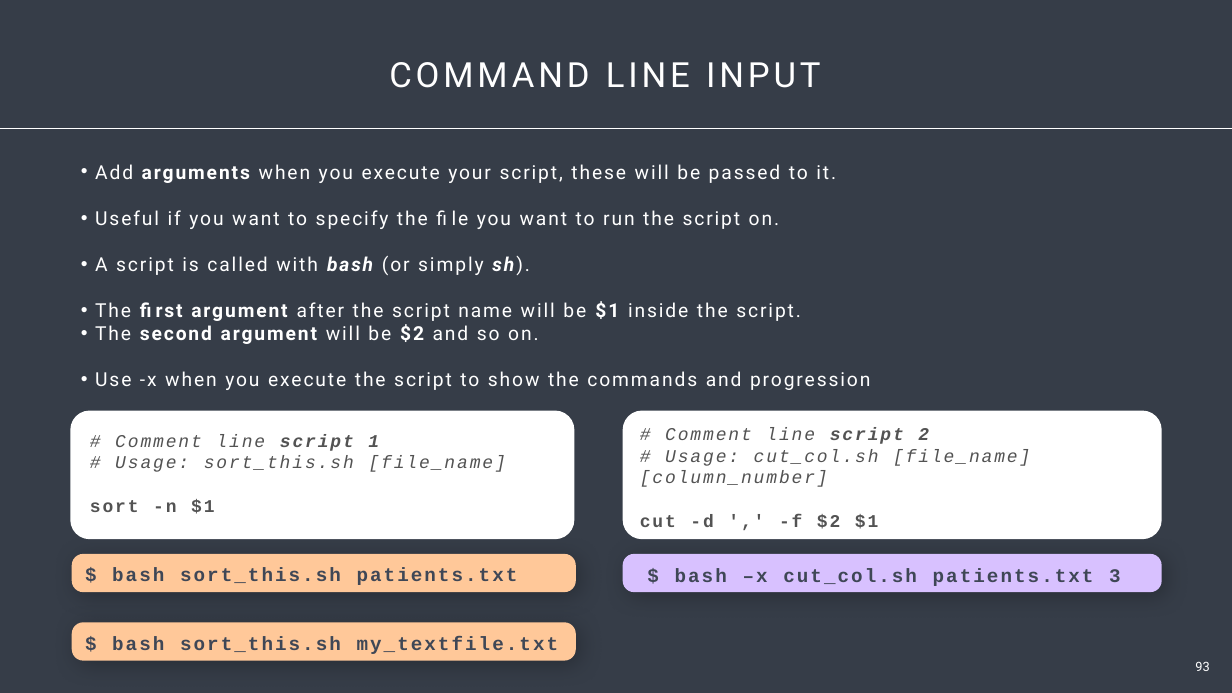
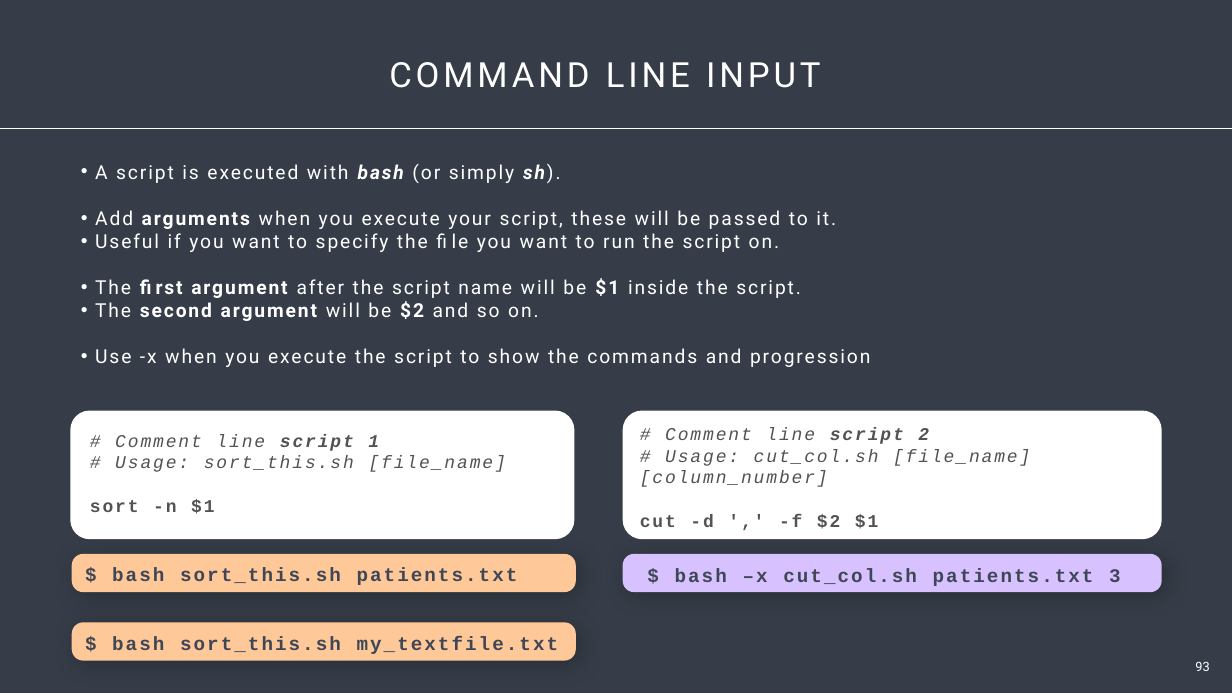
Before and after one commit to Center-for-Health-Data-Science/Just-Bash-It, a slide deck: slide 93 of Teachers/Just_Bash_It_Slideshow.pptx. Drawn at 1232x693 pixels with LibreOffice and Linux fonts; fonts in the diff are those of the drawing. Boxes give left, top, right and bottom in pixels: in the first picture for what was removed or moved away, otherwise in the second. Text is boxed around its words. In the diff, an @@ line names an element or a change of style, - is before the commit and + after.

Commit message:
made demo scripts

```diff
--- a/Teachers/Just_Bash_It_Slideshow.pptx
+++ b/Teachers/Just_Bash_It_Slideshow.pptx
@@ text at [95,164,545,183]: paragraph added @@
+• A script is executed with bash (or simply sh).
@@ text at [95,256,514,275]: paragraph removed @@
-• A script is called with bash (or simply sh).
```
Also in this commit, not shown: 4 other slides changed, 3 other files.
